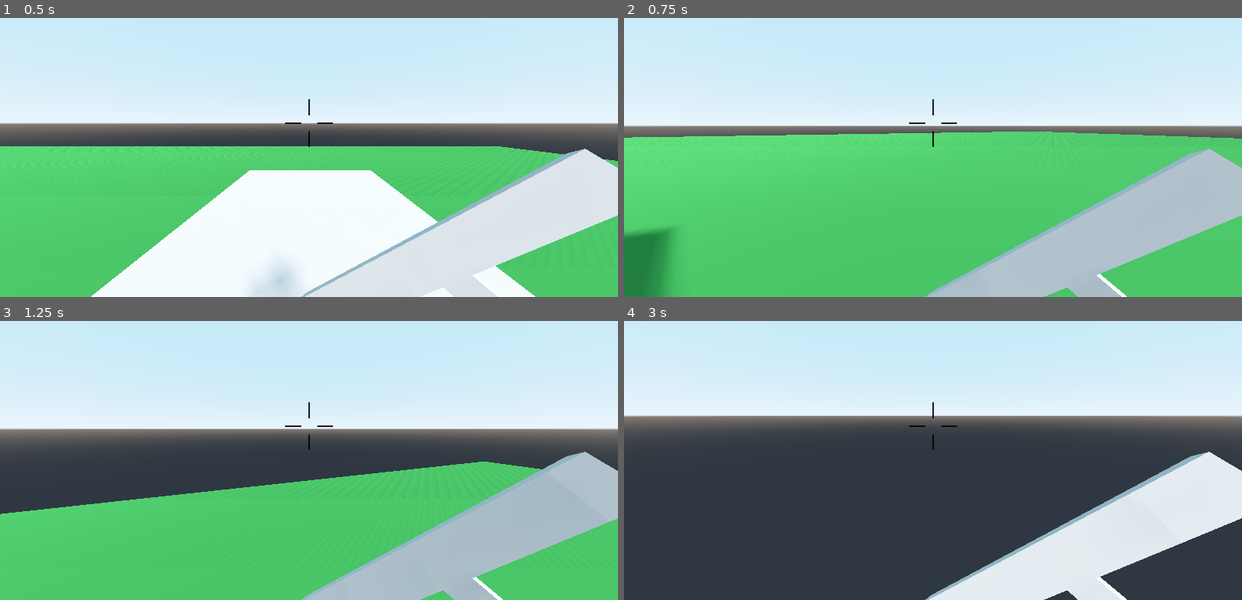
Above: before the commit, frames 1-4 (two rows, left to right).
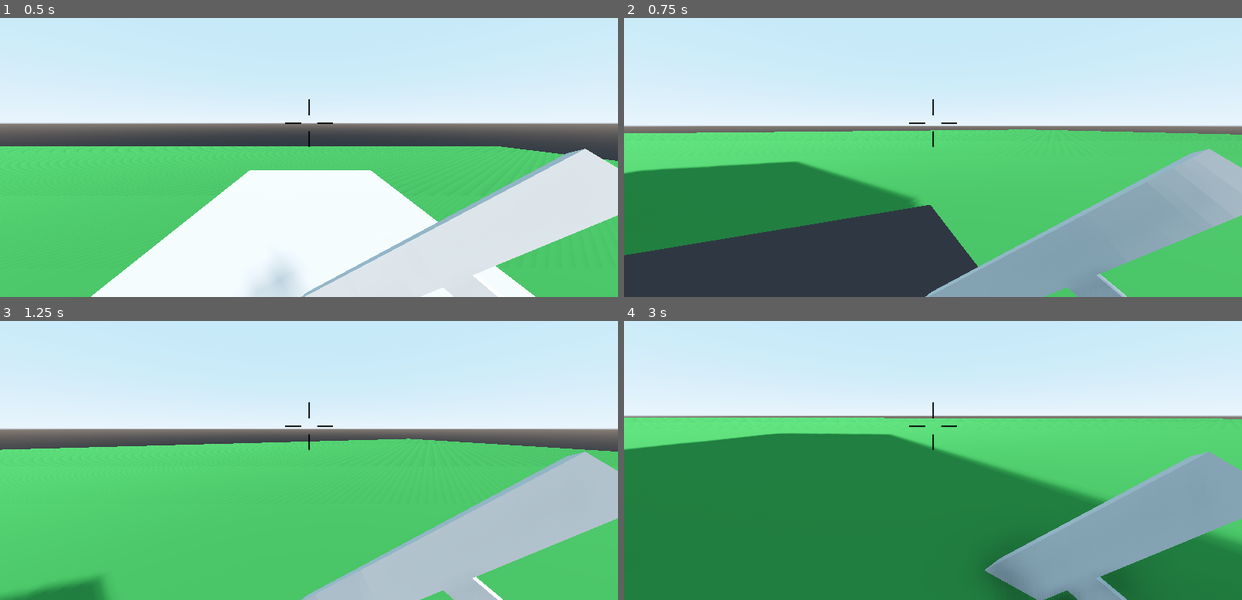
Above: after the commit, the same moments.

Repository: camgrodgers/senior-fps
Game: Godot game, scene res://Main.tscn
Two runs of this game, one before a commit and one after it. Both use one fixed random seed, a clock stepped at 60 frames per second and the inputs below.
Inputs (mouse positions are in pixels of both pictures, inside the frame that each line leads up to):
- Up to frame 1 (0.5 s): no input
- Up to frame 2 (0.75 s): tap Enter at 0.5 s; move the mouse to (963, 121) at 0.52 s; hold Up (move_forward) from 0.53 s (still down); hold Space (jump) from 0.53 s (still down); tap X (devmode) at 0.6 s
- Up to frame 3 (1.25 s): keep holding Up (move_forward); keep holding Space (jump)
- Up to frame 4 (3 s): keep holding Up (move_forward); move the mouse to (902, 427) at 1.27 s; release Space (jump) at 1.28 s; tap Space (jump) at 1.35, 1.52, 1.82 s; tap X (devmode) at 1.55, 2.85 s; move the mouse to (945, 418) at 2.02 s; hold Space (jump) 2.03-2.78 s; tap C (crouch) at 2.1 s; move the mouse to (926, 432) at 2.77 s

Frame 1 is identical in both runs. In frame 2, 33% of the frame differs, in the area x 0-100%, y 39-100%; in frame 3, 14%; in frame 4, 65%, in the area x 0-100%, y 34-100%.

Commit message:
Update Player.gd

Diff:
--- a/Player/Player.gd
+++ b/Player/Player.gd
@@ -90,15 +90,15 @@
 	if(devmode):
 		translation.y = playerAltLevel
 		if Input.is_action_pressed("move_forward"):
-			translation -= aiming[2]
+			translation -= 0.4*aiming[2]
 		if Input.is_action_pressed("move_backward"):
-			translation += aiming[2]
+			translation += 0.4*aiming[2]
 		if Input.is_action_pressed("move_right"):
-			translation += aiming[0]
+			translation += 0.4*aiming[0]
 		if Input.is_action_pressed("move_left"):
-			translation -= aiming[0]
+			translation -= 0.4*aiming[0]
 	if(devmode && Input.is_action_pressed("jump")):
-		playerAltLevel += 0.2
+		playerAltLevel += 0.1
 
 	if is_on_floor():
 		if Input.is_action_just_pressed("jump") && !devmode:
